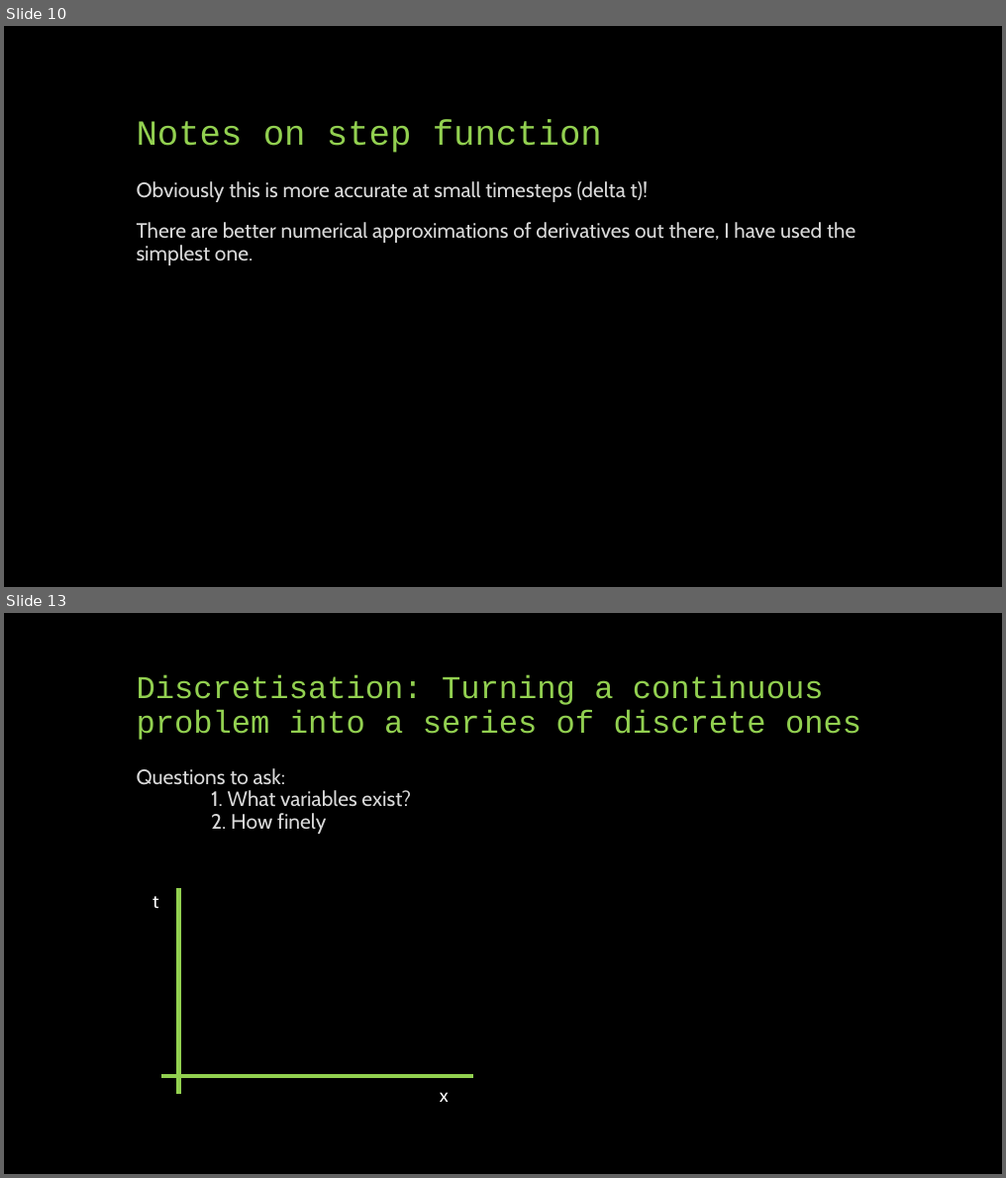
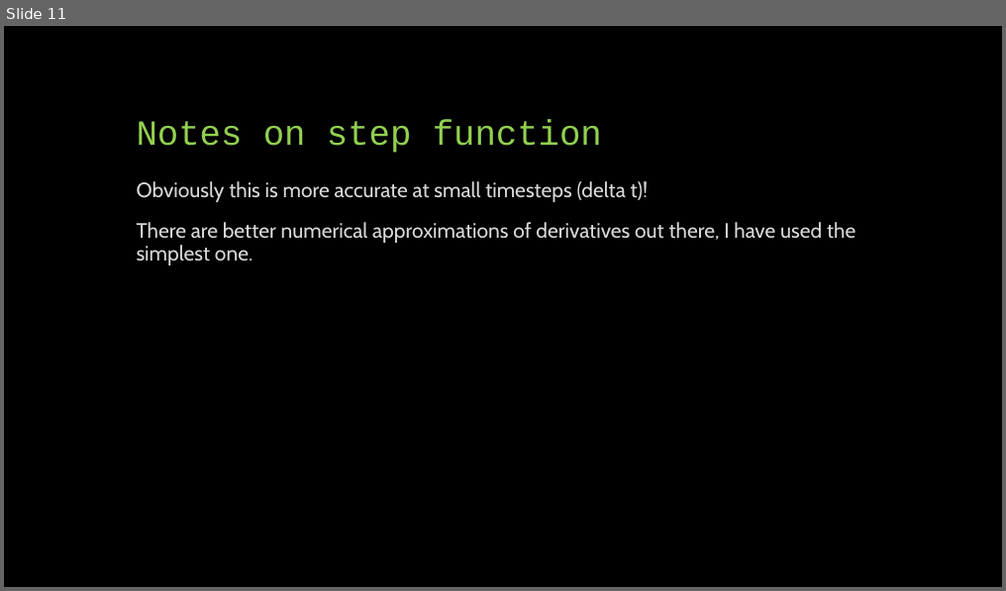
Before and after one commit to phys3112/Tutorials-2020, a slide deck: Tutorial 5 Iterative Methods/Tutorial 5 Presentation.pptx. Shown one above the other, each under a label of ours: slides 10 and 13 before the commit, slide 11 after it; the slides between them are not shown. The pictures are 1006x1178 and 1006x591 pixels, drawn with LibreOffice and Linux fonts; fonts in the diff are those of the drawing. Boxes give left, top, right and bottom in pixels: in the first picture for what was removed or moved away, otherwise in the second. Text is boxed around its words. In the diff, an @@ line names an element or a change of style, - is before the commit and + after.

```diff
--- a/Tutorial 5 Iterative Methods/Tutorial 5 Presentation.pptx
+++ b/Tutorial 5 Iterative Methods/Tutorial 5 Presentation.pptx
@@ slide 13 removed at (4,613,1002,1174), background #000000 @@
@@ title removed at (137,675,861,740) @@
-Discretisation: Turning a continuous problem into a series of discrete ones
@@ text removed at (137,768,411,834) @@
-Questions to ask:
-1. What variables exist?
-2. How finely
@@ text removed at (152,896,158,909) @@
-t
@@ line removed from (179, 1094) to (179, 888) @@
@@ line removed from (161, 1076) to (473, 1076) @@
@@ text removed at (440,1092,449,1102) @@
-x
@@ what was slide 10 is now slide 11 @@
```
Also in this commit, not shown: 2 slides changed, 12 slides added, 1 other slide removed, 1 other file.
